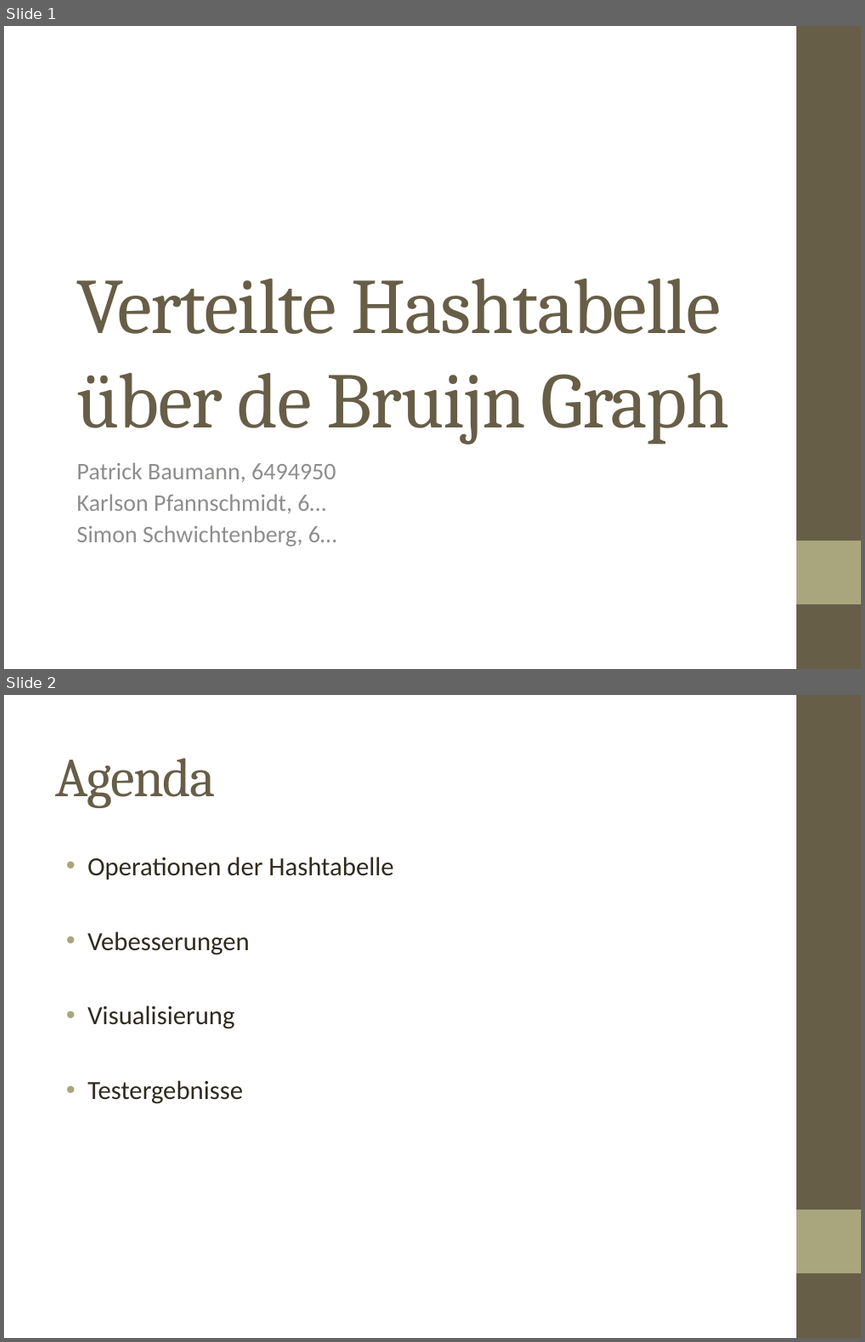
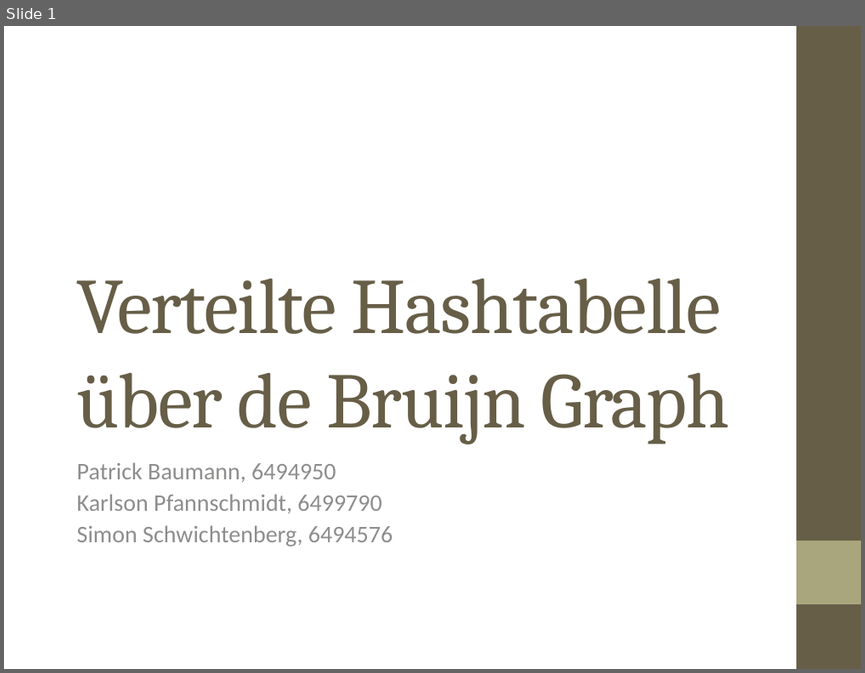
Before and after one commit to kiudee/VAHD-Projekt, a slide deck: Verteilte Hashtabelle.odp. Shown one above the other, each under a label of ours: slides 1 and 2 before the commit, slide 1 after it. The pictures are 865x1342 and 865x673 pixels, drawn with LibreOffice and Linux fonts; fonts in the diff are those of the drawing. Boxes give left, top, right and bottom in pixels: in the first picture for what was removed or moved away, otherwise in the second. Text is boxed around its words. In the diff, an @@ line names an element or a change of style, - is before the commit and + after.

```diff
--- a/Verteilte Hashtabelle.odp
+++ b/Verteilte Hashtabelle.odp
@@ slide 2 removed at (4, 695, 861, 1338), background #FFFFFF; not listed: 2 template elements that a slide beside it also shows @@
@@ title removed at (55, 758, 215, 808) @@
-Agenda
@@ text removed at (87, 857, 393, 1104) @@
-• Operationen der Hashtabelle
-• Vebesserungen
-• Visualisierung
-• Testergebnisse
@@ slide 1 changed as well @@
@@ subtitle at (77, 494, 392, 546): text changed @@
-Karlson Pfannschmidt, 6…
-Simon Schwichtenberg, 6…
+Karlson Pfannschmidt, 6499790
+Simon Schwichtenberg, 6494576
```
Also in this commit, not shown: 2 other slides changed, 5 slides added, 2 other slides removed, 1 other file.
